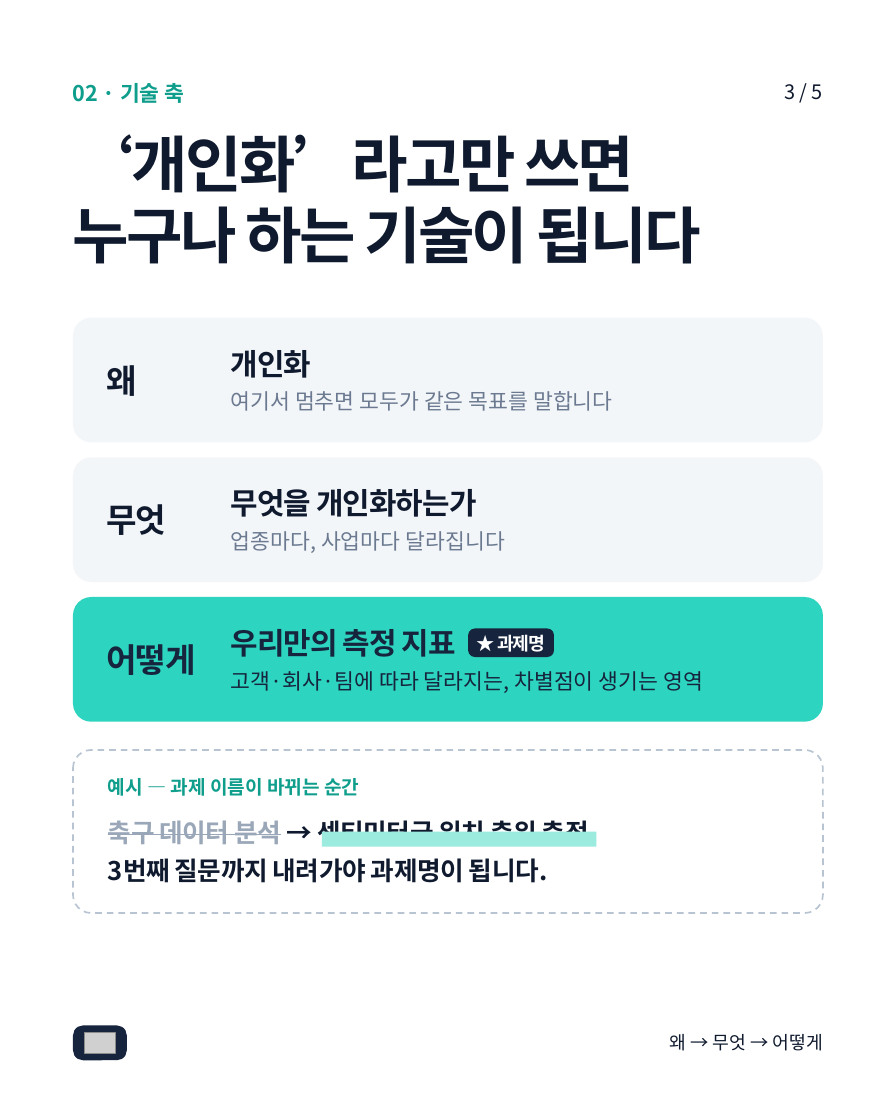
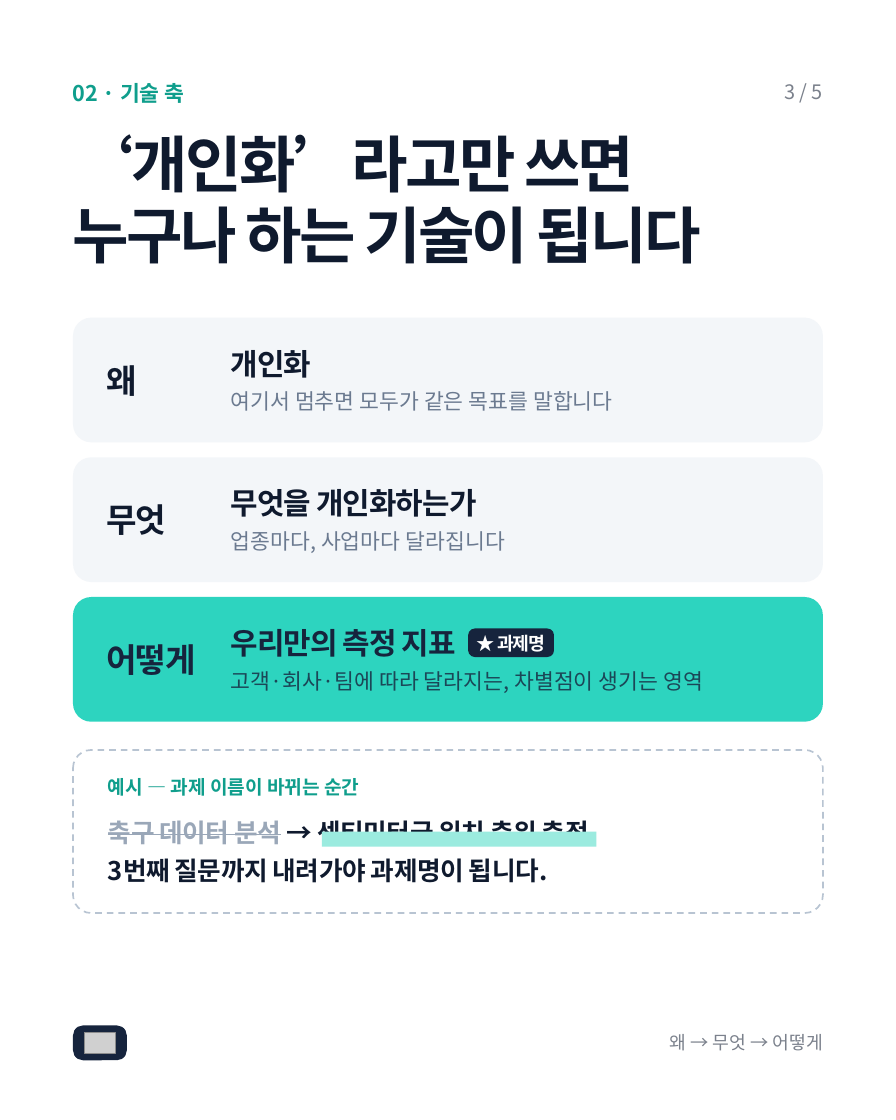
Before and after one commit to standardcho-debug/supernova, a slide deck: slide 3 of service/marketing-studio/samples/tips-v1/canva/TIPS_캐러셀_5p.pptx. Drawn at 896x1120 pixels with LibreOffice and Linux fonts; fonts in the diff are those of the drawing; grey boxes stand for pictures. Boxes give left, top, right and bottom in pixels: in the first picture for what was removed or moved away, otherwise in the second. Text is boxed around its words. In the diff, an @@ line names an element or a change of style, - is before the commit and + after.

```diff
--- a/service/marketing-studio/samples/tips-v1/canva/TIPS_캐러셀_5p.pptx
+++ b/service/marketing-studio/samples/tips-v1/canva/TIPS_캐러셀_5p.pptx
@@ text "3 / 5" at box(785, 84, 823, 99): text colour #0F1A2E to #7B818C @@
@@ text "고객·회사·팀에 따라 달라지는, 차별점이 생기는 ..." at box(231, 671, 703, 693): text colour #16243D to #1B4757 @@
@@ text "왜 → 무엇 → 어떻게" at box(670, 1034, 823, 1051): text colour #0F1A2E to #7B818C @@
```
Also in this commit, not shown: 4 other slides changed, 3 other files.
